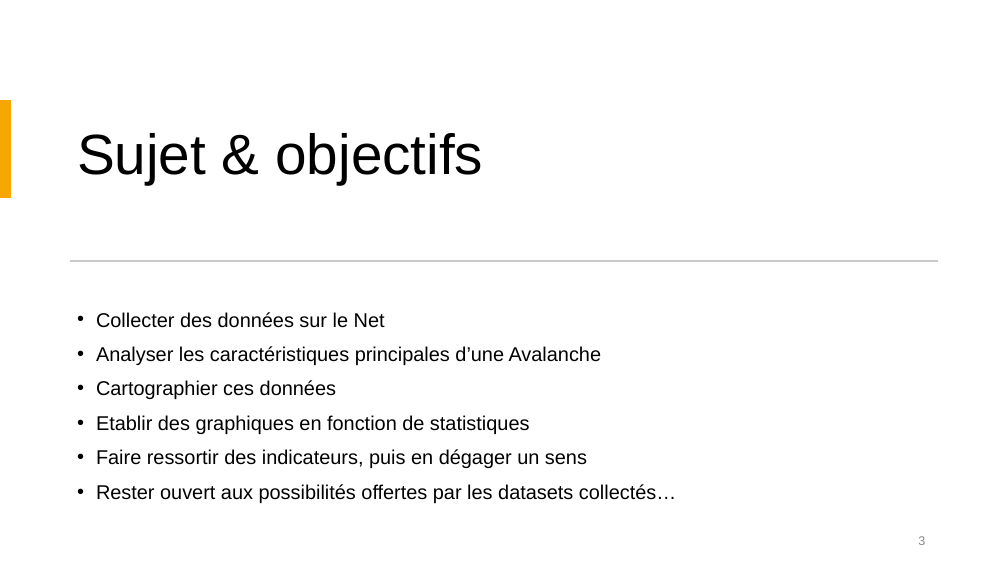
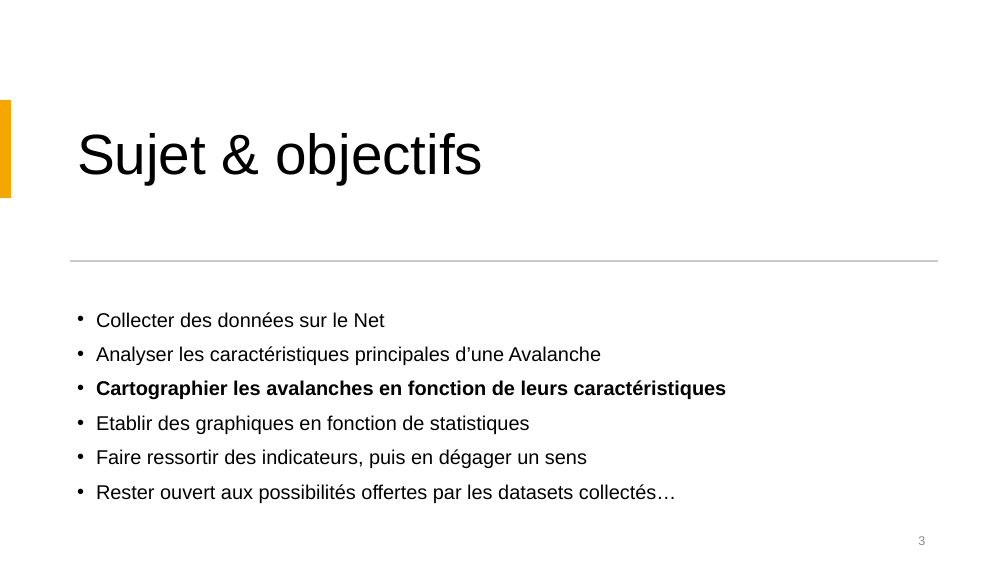
Before and after one commit to M-REEK/Avalanches, a slide deck: slide 3 of Presentation Oral/prez.odp. Drawn at 1008x567 pixels with LibreOffice and Linux fonts; fonts in the diff are those of the drawing. Boxes give left, top, right and bottom in pixels: in the first picture for what was removed or moved away, otherwise in the second. Text is boxed around its words. In the diff, an @@ line names an element or a change of style, - is before the commit and + after.

```diff
--- a/Presentation Oral/prez.odp
+++ b/Presentation Oral/prez.odp
@@ text at [96,380,727,400]: text changed; bold on @@
-• Cartographier ces données
+• Cartographier les avalanches en fonction de leurs caractéristiques
```
Also in this commit, not shown: 5 other slides changed, 2 other files.
